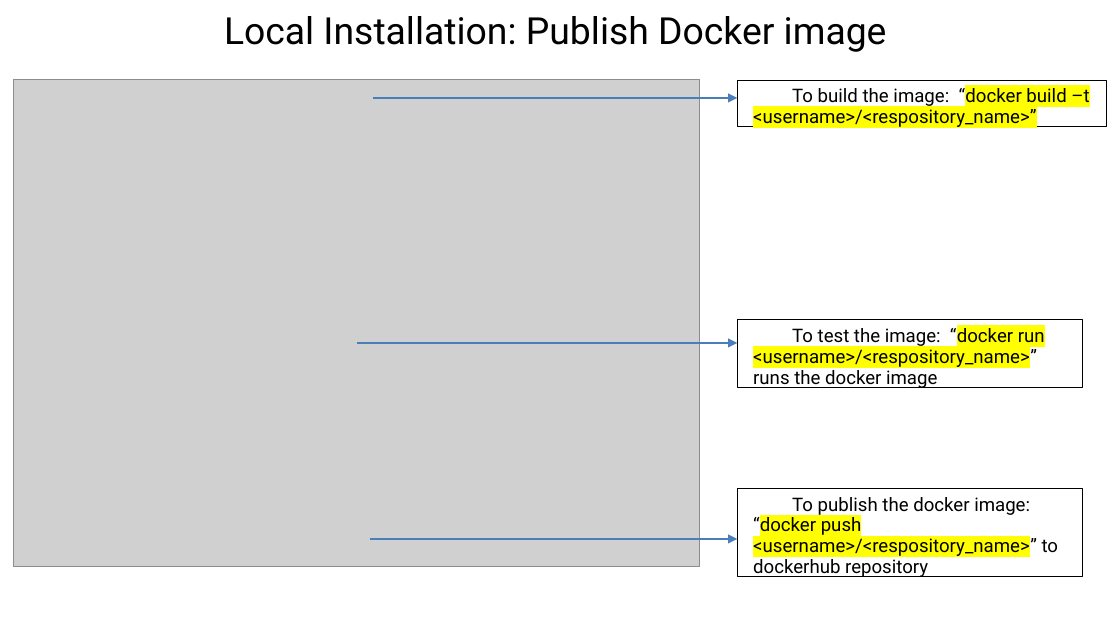
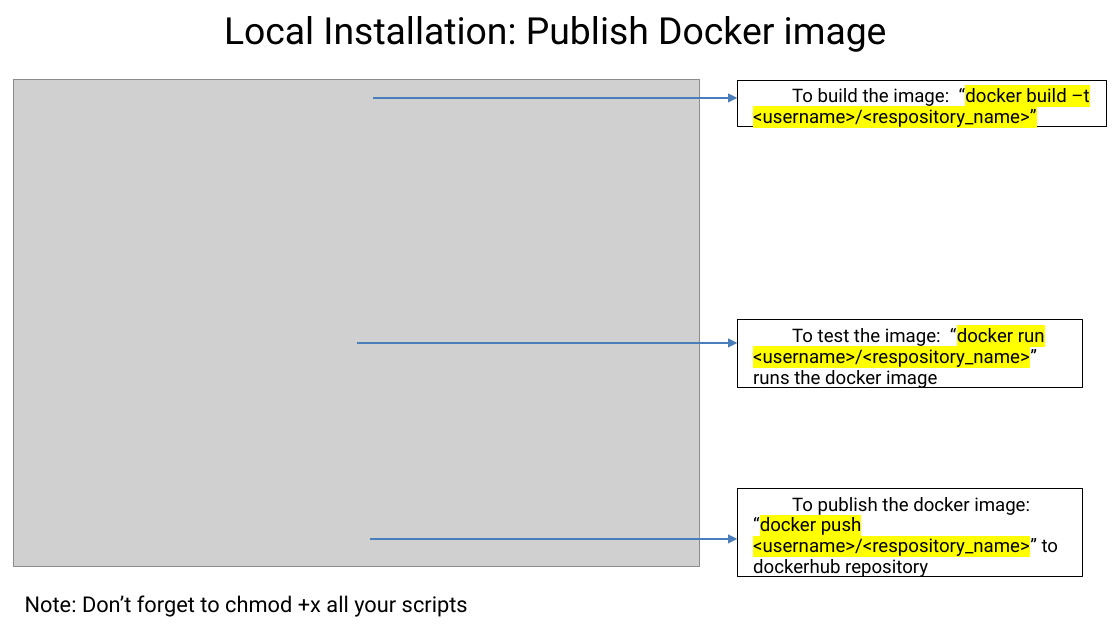
Before and after one commit to argonne-lcf/CompPerfWorkshop, a slide deck: slide 8 of 03_containers/ALCF_Containers-2022.pptx. Drawn at 1120x630 pixels with LibreOffice and Linux fonts; fonts in the diff are those of the drawing; grey boxes stand for pictures. Boxes give left, top, right and bottom in pixels: in the first picture for what was removed or moved away, otherwise in the second. Text is boxed around its words. In the diff, an @@ line names an element or a change of style, - is before the commit and + after.

Commit message:
Updated PPt

```diff
--- a/03_containers/ALCF_Containers-2022.pptx
+++ b/03_containers/ALCF_Containers-2022.pptx
@@ text added at (25, 595, 468, 617), 14 pt, text #000000 @@
+Note: Don’t forget to chmod +x all your scripts
```
